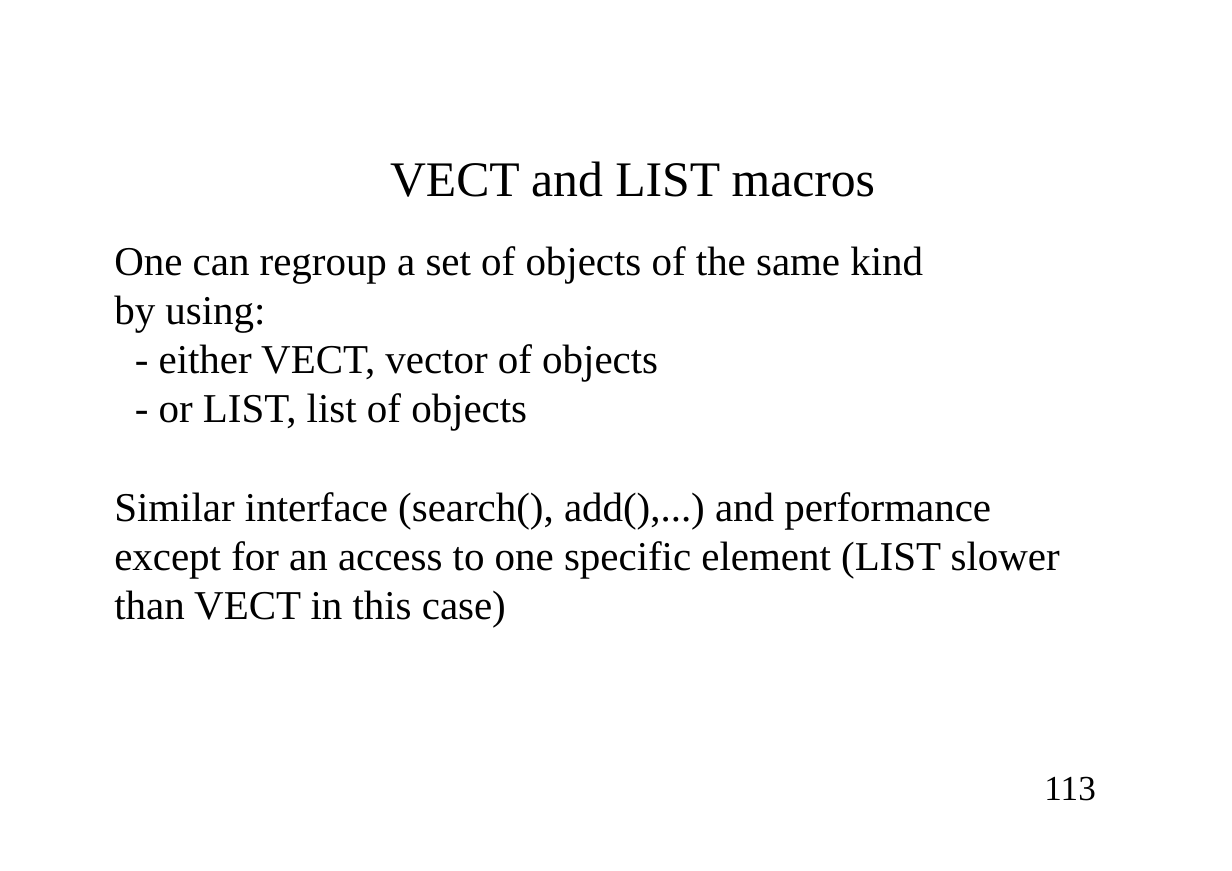
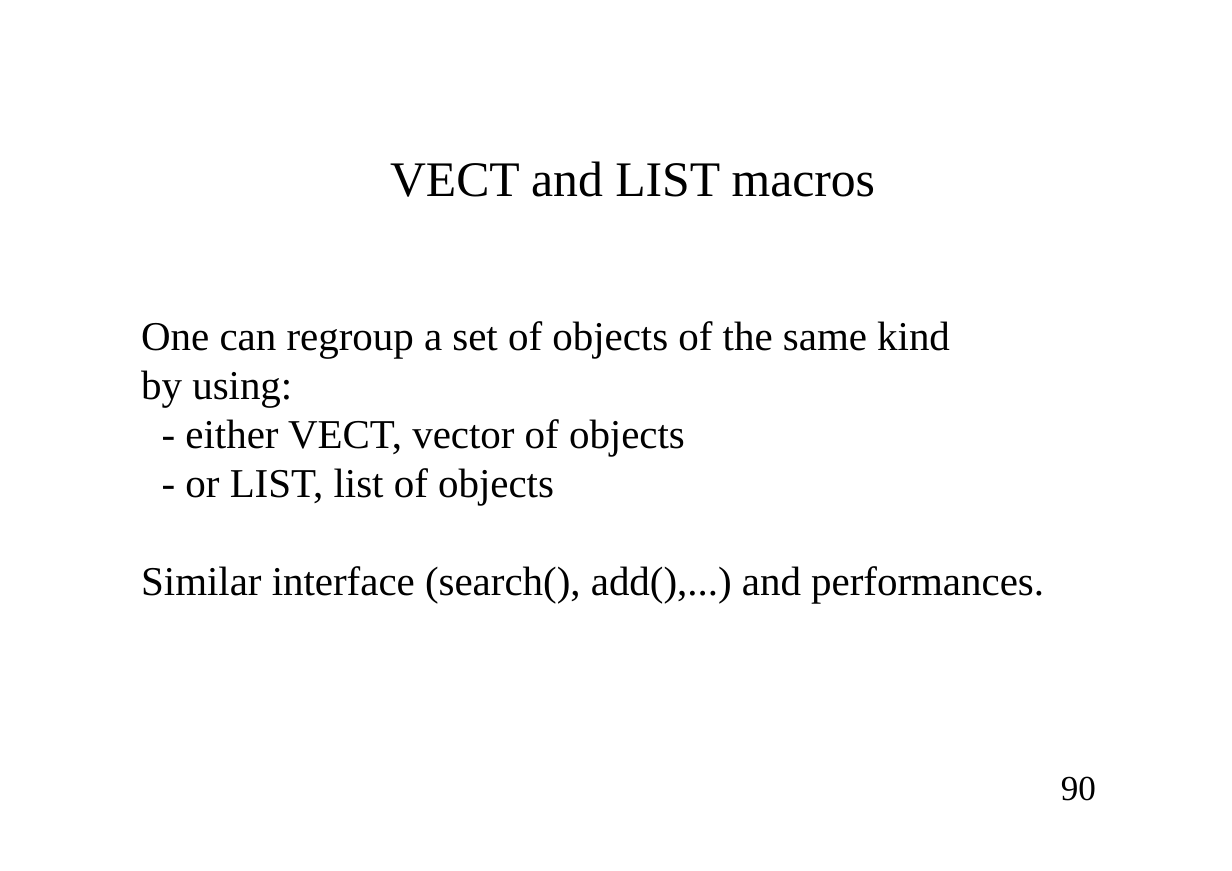
Before and after one commit to cea-trust-platform/trust-code, a slide deck: slide 90 of doc/TRUST/Developer_TRUST_presentation.odp (slide 113 before the commit). Drawn at 1232x871 pixels with LibreOffice and Linux fonts; fonts in the diff are those of the drawing; background and template pictures are left out. Boxes give left, top, right and bottom in pixels: in the first picture for what was removed or moved away, otherwise in the second. Text is boxed around its words. In the diff, an @@ line names an element or a change of style, - is before the commit and + after.

```diff
--- a/doc/TRUST/Developer_TRUST_presentation.odp
+++ b/doc/TRUST/Developer_TRUST_presentation.odp
@@ text "One can regroup a set ...": place and size @@
-text "One can regroup a set ..." at (114, 246, 1060, 627)
+text "One can regroup a set ..." at (141, 321, 1044, 603)
@@ text at (141, 566, 1044, 603): text changed @@
-Similar interface (search(), add(),...) and performance
-except for an access to one specific element (LIST slower
-than VECT in this case)
+Similar interface (search(), add(),...) and performances.
@@ page number at (1061, 776, 1096, 801): text changed @@
-113
+90
```
Also in this commit, not shown: 104 other slides changed, 20 slides added, 42 slides removed, 7 other files.
